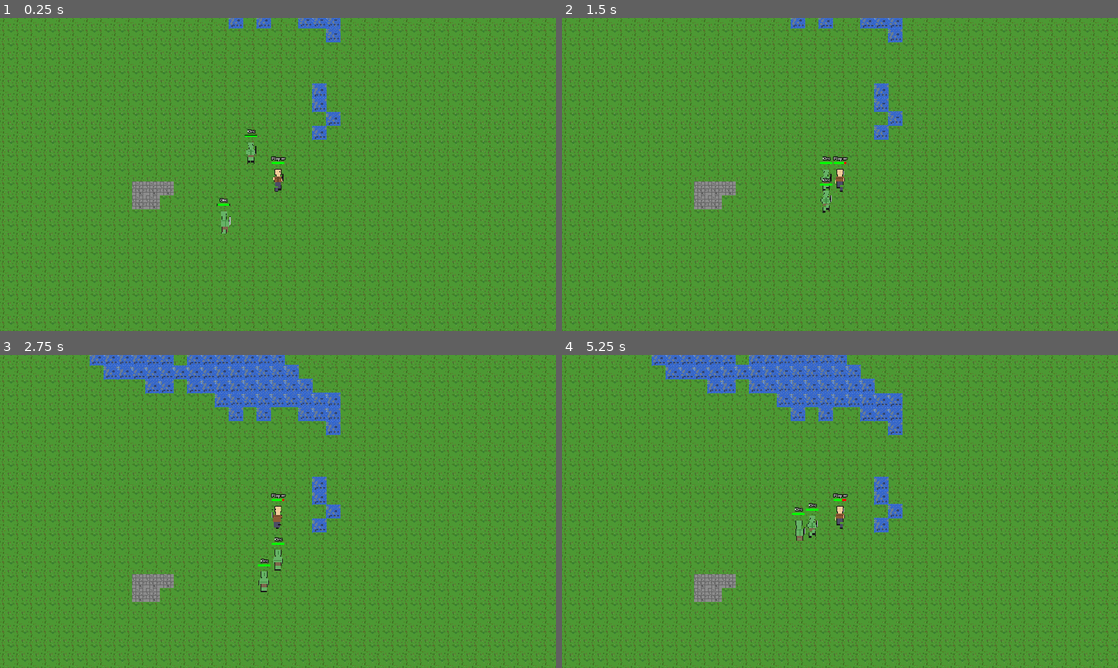
Above: before the commit, frames 1-4 (two rows, left to right).
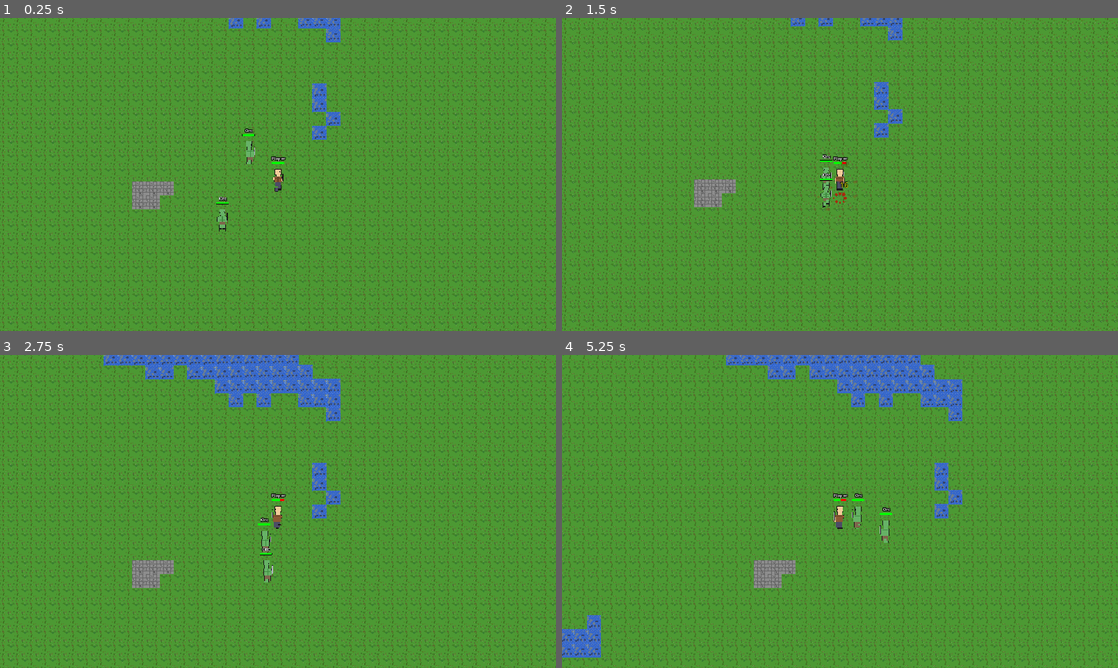
Above: after the commit, the same moments.

Repository: mattzanco/Trithia
Game: Godot game, scene res://scenes/main.tscn
Same seed, same stepped clock (60 frames per second), same inputs: the game is played once before the commit and once after it.
Inputs (mouse positions are in pixels of both pictures, inside the frame that each line leads up to):
- Up to frame 1 (0.25 s): no input
- Up to frame 2 (1.5 s): move the mouse to (812, 237) at 0.52 s; hold Ctrl 0.53-1.28 s; hold W (move_up) from 0.53 s (still down); click (812, 237) at 0.67 s; move the mouse to (1006, 221) at 1.27 s; tap Ctrl at 1.35 s
- Up to frame 3 (2.75 s): move the mouse to (111, 464) at 2.02 s; release W (move_up) at 2.03 s; hold A (move_left) from 2.03 s (still down); hold Ctrl from 2.03 s (still down)
- Up to frame 4 (5.25 s): move the mouse to (867, 511) at 2.77 s; release Ctrl at 2.78 s; tap Ctrl at 2.85, 4.35 s; click (867, 511) at 2.92 s; move the mouse to (756, 433) at 3.52 s; release A (move_left) at 3.53 s; hold S (move_down) 3.53-4.28 s; hold Ctrl 3.53-4.28 s; move the mouse to (962, 495) at 4.27 s; hold D (move_right) 4.28-5.03 s; move the mouse to (728, 527) at 5.02 s; hold W (move_up) from 5.03 s (still down); hold Ctrl from 5.03 s (still down); click (728, 527) at 5.17 s

The runs differ from the first frame. In frame 1, 0.3% of the frame differs, in the area x 38-47%, y 35-69%; in frame 2, 26%; in frame 3, 4.7%; in frame 4, 35%, in the area x 0-100%, y 0-100%.

Commit message:
Implement dynamic combat system with hit/miss mechanics, visual effects, and balanced gameplay
- Added dice-roll combat system with hit chance based on dexterity (70% + dex*2)
- Implemented strength-based damage calculation (str*2 with 20% variance)
- Created visual combat effects: smoke puffs for misses, blood spurts with floating damage numbers for hits
- Added combat_effects.gd utility class for effect creation
- Balanced movement speeds: Player 150, Orc 120
- Adjusted attack cooldowns: Player 2.0s, Orc 2.5s
- Combat effects use maximum z-index (4096) for proper rendering above sprites

Diff:
--- /dev/null
+++ b/scripts/combat_effects.gd
@@ -0,0 +1,93 @@
+extends Node
+
+# Combat effect creation utilities
+
+static func create_miss_effect(parent: Node, target_pos: Vector2):
+	"""Create a smoke puff effect for a missed attack"""
+	var effect = MissEffect.new()
+	effect.position = target_pos
+	effect.z_index = 4096  # Maximum allowed z_index in Godot
+	effect.z_as_relative = false  # Absolute z-index, not relative to parent
+	parent.add_child(effect)
+
+static func create_blood_effect(parent: Node, target_pos: Vector2, damage: int = 0):
+	"""Create a blood spurt effect for a successful hit"""
+	var effect = BloodEffect.new()
+	effect.position = target_pos
+	effect.z_index = 4096  # Maximum allowed z_index in Godot
+	effect.z_as_relative = false  # Absolute z-index, not relative to parent
+	effect.damage_amount = damage
+	parent.add_child(effect)
+
+class MissEffect extends Node2D:
+	var lifetime = 0.0
+	var max_lifetime = 0.5
+
+	func _process(delta):
+		lifetime += delta
+		if lifetime >= max_lifetime:
+			queue_free()
+		else:
+			queue_redraw()
+
+	func _draw():
+		var progress = lifetime / max_lifetime
+		var alpha = 1.0 - progress
+		var size = 8 + (progress * 12)
+
+		# Draw expanding smoke puff (gray circles)
+		var smoke_color = Color(0.5, 0.5, 0.5, alpha * 0.8)
+		draw_circle(Vector2(0, -10), size, smoke_color)
+		draw_circle(Vector2(-5, -8), size * 0.8, smoke_color)
+		draw_circle(Vector2(5, -8), size * 0.8, smoke_color)
+		draw_circle(Vector2(0, -15), size * 0.6, smoke_color)
+
+class BloodEffect extends Node2D:
+	var lifetime = 0.0
+	var max_lifetime = 1.0
+	var particles = []
+	var damage_amount = 0
+
+	func _ready():
+		# Create blood particles
+		for i in range(8):
+			var angle = (i / 8.0) * TAU
+			var speed = randf_range(30, 60)
+			particles.append({
+				"pos": Vector2.ZERO,
+				"vel": Vector2(cos(angle), sin(angle)) * speed,
+				"size": randf_range(2, 4)
+			})
+
+	func _process(delta):
+		lifetime += delta
+		if lifetime >= max_lifetime:
+			queue_free()
+		else:
+			# Update particles
+			for p in particles:
+				p.pos += p.vel * delta
+				p.vel.y += 100 * delta  # Gravity
+			queue_redraw()
+
+	func _draw():
+		var progress = lifetime / max_lifetime
+		var alpha = 1.0 - progress
+
+		# Draw blood particles (red droplets)
+		var blood_color = Color(0.8, 0.0, 0.0, alpha)
+		for p in particles:
+			draw_circle(p.pos + Vector2(0, -10), p.size, blood_color)
+
+		# Draw damage number floating upward
+		if damage_amount > 0:
+			var float_offset = progress * -30  # Float upward
+			var damage_pos = Vector2(0, -20 + float_offset)
+			var damage_color = Color(1.0, 1.0, 0.0, alpha)  # Yellow text
+
+			# Draw text outline (black)
+			for offset in [Vector2(-1, -1), Vector2(1, -1), Vector2(-1, 1), Vector2(1, 1)]:
+				draw_string(ThemeDB.fallback_font, damage_pos + offset, str(damage_amount), HORIZONTAL_ALIGNMENT_CENTER, -1, 16, Color(0, 0, 0, alpha))
+
+			# Draw text
+			draw_string(ThemeDB.fallback_font, damage_pos, str(damage_amount), HORIZONTAL_ALIGNMENT_CENTER, -1, 16, damage_color)
--- a/scripts/orc.gd
+++ b/scripts/orc.gd
@@ -3,7 +3,7 @@
 # Orc enemy controller
 
 const TILE_SIZE = 32
-const MOVE_SPEED = 150.0  # Pixels per second
+const MOVE_SPEED = 120.0  # Pixels per second
 const WALK_DISTANCE = 3  # How many tiles to walk before changing direction
 const COLLISION_RADIUS = 10.0  # Distance to check for collisions
 
@@ -58,7 +58,7 @@
 
 # Combat system
 var targeted_enemy = null
-var attack_cooldown = 2.0  # Orc attacks slower than player
+var attack_cooldown = 2.5  # Orc attacks slower than player
 var attack_timer = 0.0
 var detection_range = TILE_SIZE * 10  # Can detect player from 10 tiles away
 
@@ -1306,10 +1306,30 @@
 	if targeted_enemy == null:
 		return
 
-	var damage = strength + randi_range(-2, 2)
+	# Roll to hit - base 70% hit chance modified by dexterity
+	var hit_chance = 70 + (dexterity * 2)  # Each point of dexterity adds 2% hit chance
+	var hit_roll = randi_range(1, 100)
+
+	if hit_roll > hit_chance:
+		# Miss!
+		print("[ORC ATTACK] Missed! (rolled ", hit_roll, " vs ", hit_chance, "% hit chance)")
+		create_miss_effect(targeted_enemy.position)
+		return
+
+	# Hit! Calculate damage based on strength with variance
+	# Base damage = strength * 2, with +/- 20% variance
+	var base_damage = strength * 2
+	var variance = randi_range(-20, 20) / 100.0  # -20% to +20%
+	var damage = max(1, int(base_damage * (1.0 + variance)))  # Minimum 1 damage
+
 	var target_health = targeted_enemy.get_meta("current_health")
 	target_health -= damage
 	targeted_enemy.set_meta("current_health", target_health)
+
+	print("[ORC ATTACK] Hit! Dealt ", damage, " damage to player. HP: ", target_health, "/", targeted_enemy.get_meta("max_health"))
+
+	# Create blood effect with damage number
+	create_blood_effect(targeted_enemy.position, damage)
 
 	# Trigger health bar redraw
 	if targeted_enemy.has_node("HealthBar"):
@@ -1344,3 +1364,21 @@
 
 	# Remove the orc from the scene
 	queue_free()
+
+func create_miss_effect(target_pos: Vector2):
+	"""Create a smoke puff effect for a missed attack"""
+	var CombatEffects = load("res://scripts/combat_effects.gd")
+	var parent = get_parent()
+	if parent:
+		# Offset down by one tile to appear over the collision tile
+		var effect_pos = target_pos + Vector2(0, 32)
+		CombatEffects.create_miss_effect(parent, effect_pos)
+
+func create_blood_effect(target_pos: Vector2, damage: int = 0):
+	"""Create a blood spurt effect for a successful hit"""
+	var CombatEffects = load("res://scripts/combat_effects.gd")
+	var parent = get_parent()
+	if parent:
+		# Offset down by one tile to appear over the collision tile
+		var effect_pos = target_pos + Vector2(0, 32)
+		CombatEffects.create_blood_effect(parent, effect_pos, damage)
--- a/scripts/player.gd
+++ b/scripts/player.gd
@@ -3,7 +3,7 @@
 # Player controller for grid-based movement (like Tibia)
 
 const TILE_SIZE = 32
-const MOVE_SPEED = 200.0  # Pixels per second
+const MOVE_SPEED = 150.0  # Pixels per second
 
 var is_moving = false
 var target_position = Vector2.ZERO
@@ -31,7 +31,7 @@
 var targeted_enemy = null  # Reference to the currently targeted enemy
 
 # Combat system
-var attack_cooldown = 1.5  # Seconds between attacks
+var attack_cooldown = 2.0  # Seconds between attacks
 var attack_timer = 0.0  # Current attack cooldown timer
 
 func _ready():
@@ -1238,8 +1238,21 @@
 					return
 
 func perform_attack(target: Node):
-	# Calculate damage based on strength and some randomness
-	var damage = strength + randi_range(-2, 2)
+	# Roll to hit - base 70% hit chance modified by dexterity
+	var hit_chance = 70 + (dexterity * 2)  # Each point of dexterity adds 2% hit chance
+	var hit_roll = randi_range(1, 100)
+
+	if hit_roll > hit_chance:
+		# Miss!
+		print("[ATTACK] Missed! (rolled ", hit_roll, " vs ", hit_chance, "% hit chance)")
+		create_miss_effect(target.position)
+		return
+
+	# Hit! Calculate damage based on strength with variance
+	# Base damage = strength * 2, with +/- 20% variance
+	var base_damage = strength * 2
+	var variance = randi_range(-20, 20) / 100.0  # -20% to +20%
+	var damage = max(1, int(base_damage * (1.0 + variance)))  # Minimum 1 damage
 
 	# Apply damage to target
 	if target.has_meta("current_health"):
@@ -1248,7 +1261,10 @@
 		target.set_meta("current_health", new_hp)
 		target.current_health = new_hp
 
-		print("[ATTACK] Dealt ", damage, " damage to ", target.name, ". HP: ", new_hp, "/", target.get_meta("max_health"))
+		print("[ATTACK] Hit! Dealt ", damage, " damage to ", target.name, ". HP: ", new_hp, "/", target.get_meta("max_health"))
+
+		# Create blood effect with damage number
+		create_blood_effect(target.position, damage)
 
 		# Update target's health bar
 		if target.has_node("HealthBar"):
@@ -1665,3 +1681,21 @@
 	# Get the main scene to show game over UI
 	if parent and parent.has_method("show_game_over"):
 		parent.show_game_over()
+
+func create_miss_effect(target_pos: Vector2):
+	"""Create a smoke puff effect for a missed attack"""
+	var CombatEffects = load("res://scripts/combat_effects.gd")
+	var parent = get_parent()
+	if parent:
+		# Offset down by one tile to appear over the collision tile
+		var effect_pos = target_pos + Vector2(0, 32)
+		CombatEffects.create_miss_effect(parent, effect_pos)
+
+func create_blood_effect(target_pos: Vector2, damage: int = 0):
+	"""Create a blood spurt effect for a successful hit"""
+	var CombatEffects = load("res://scripts/combat_effects.gd")
+	var parent = get_parent()
+	if parent:
+		# Offset down by one tile to appear over the collision tile
+		var effect_pos = target_pos + Vector2(0, 32)
+		CombatEffects.create_blood_effect(parent, effect_pos, damage)
